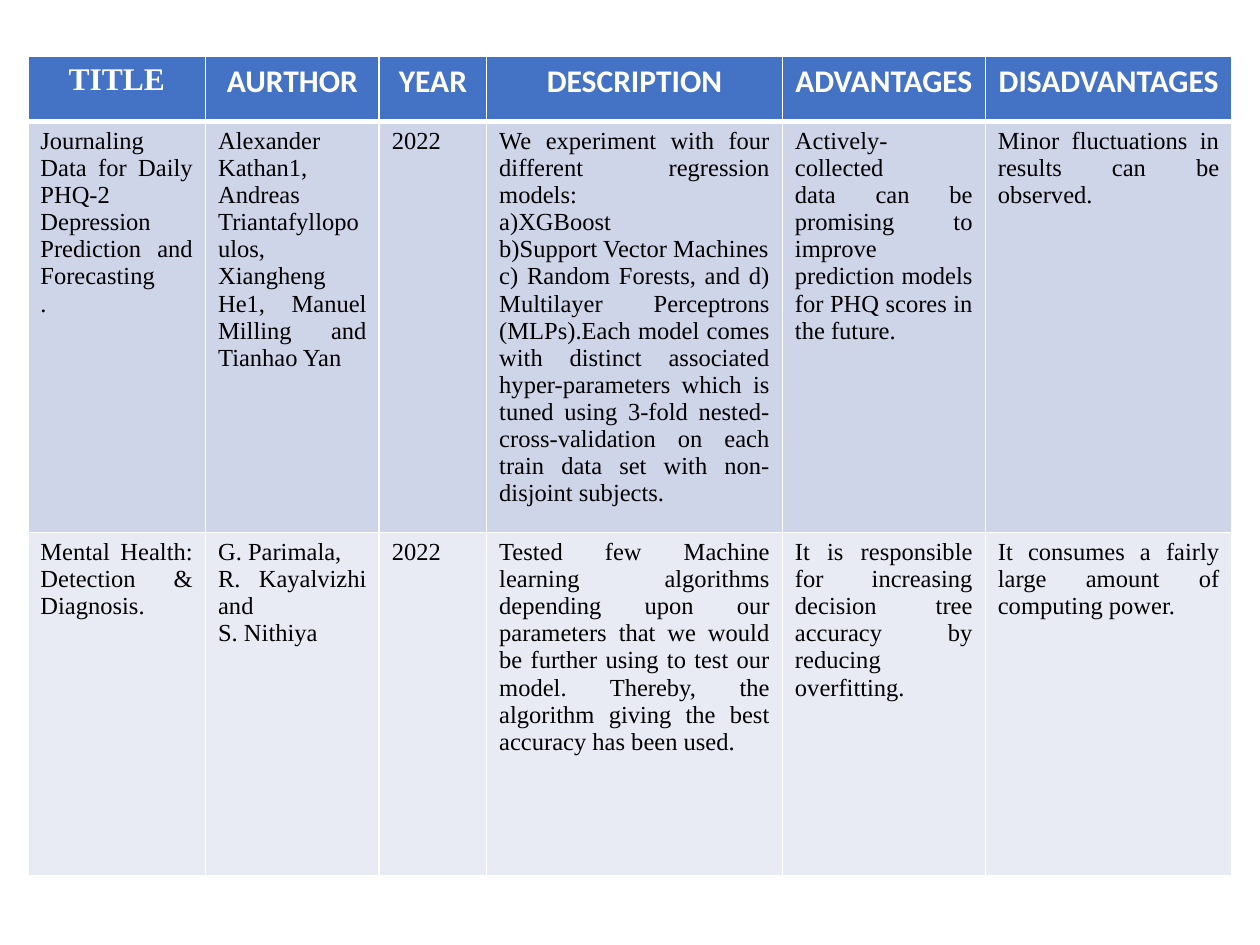
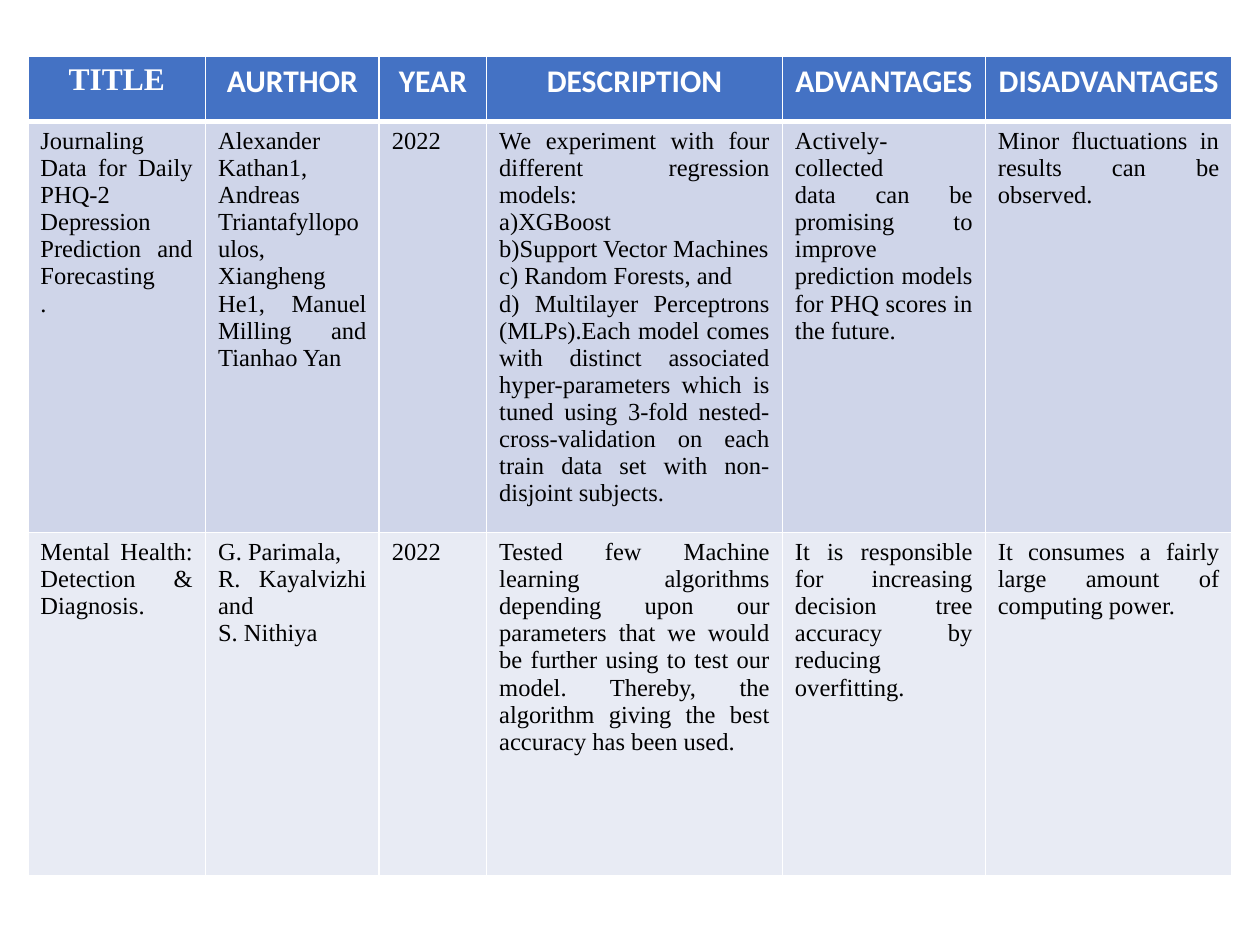
Before and after one commit to thariniabhi/Automated-Depression-Prediction-using-NLP, a slide deck: slide 5 of Documents_batch14/PPT_batch_14.pptx. Drawn at 1260x945 pixels with LibreOffice and Linux fonts; fonts in the diff are those of the drawing. Boxes give left, top, right and bottom in pixels: in the first picture for what was removed or moved away, otherwise in the second. Text is boxed around its words. In the diff, an @@ line names an element or a change of style, - is before the commit and + after.

```diff
--- a/Documents_batch14/PPT_batch_14.pptx
+++ b/Documents_batch14/PPT_batch_14.pptx
@@ table at [28, 55, 1232, 888] @@
-row 2, column 4: We experiment with four different regression models: / a)XGBoost / b)Support Vector Machines / c) Random Forests, and d) Multilayer Perceptrons (MLPs).Each model comes with distinct associated hyper-parameters which is tuned using 3-fold nested-cross-validation on each train data set with non-disjoint subjects.
+row 2, column 4: We experiment with four different regression models: / a)XGBoost / b)Support Vector Machines / c) Random Forests, and / d) Multilayer Perceptrons (MLPs).Each model comes with distinct associated hyper-parameters which is tuned using 3-fold nested-cross-validation on each train data set with non-disjoint subjects.
```
Also in this commit, not shown: 3 other slides changed.
